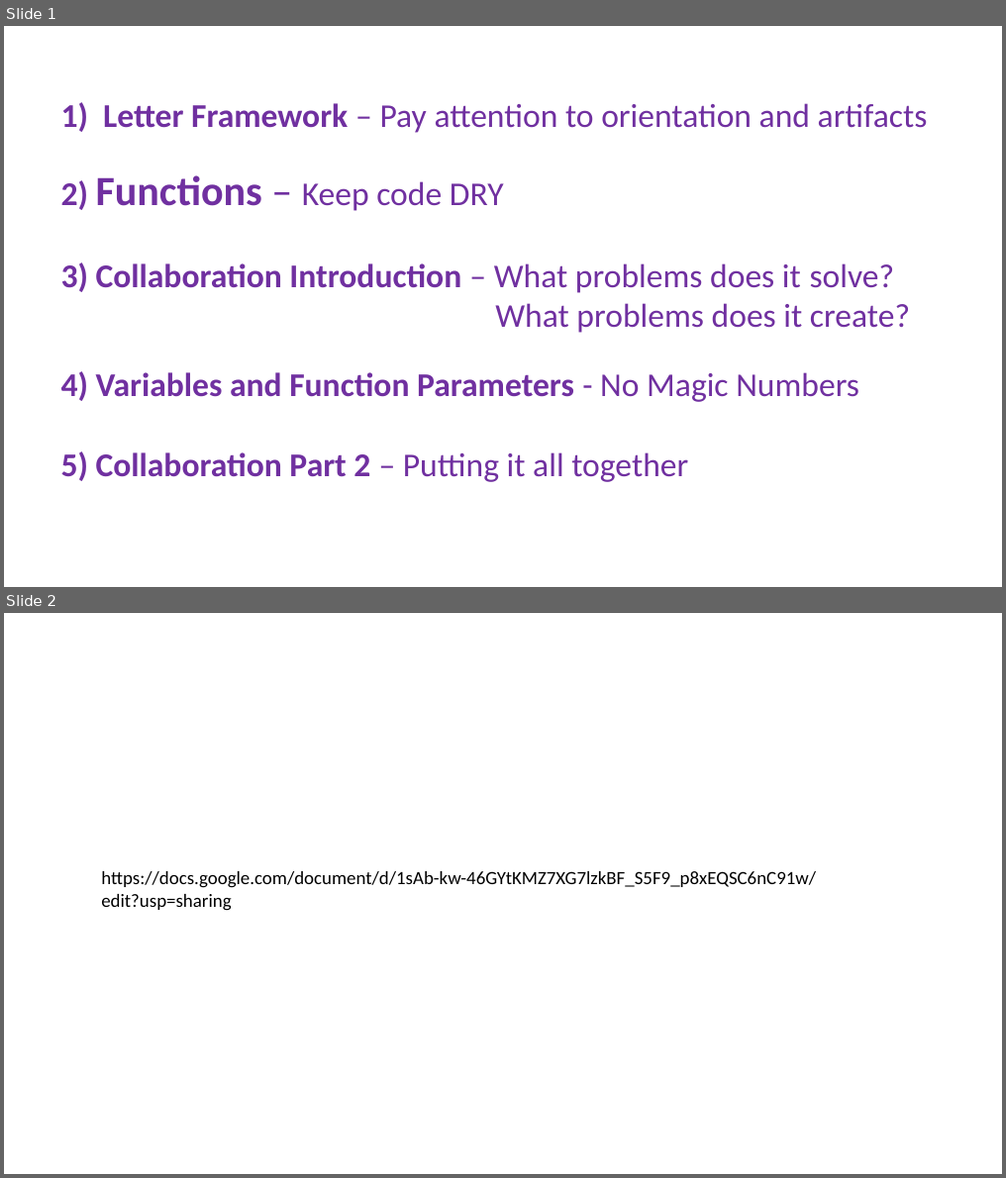
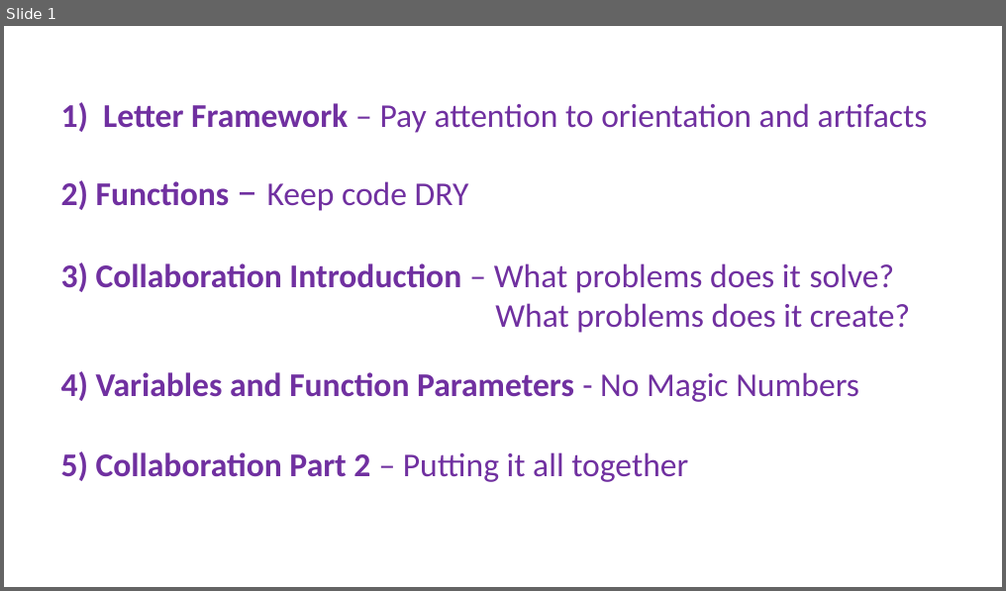
Before and after one commit to wmillerOLMC/NameWriter, a slide deck: Project Steps.pptx. Shown one above the other, each under a label of ours: slides 1 and 2 before the commit, slide 1 after it. The pictures are 1006x1178 and 1006x591 pixels, drawn with LibreOffice and Linux fonts; fonts in the diff are those of the drawing; background and template pictures are left out. Boxes give left, top, right and bottom in pixels: in the first picture for what was removed or moved away, otherwise in the second. Text is boxed around its words. In the diff, an @@ line names an element or a change of style, - is before the commit and + after.

```diff
--- a/Project Steps.pptx
+++ b/Project Steps.pptx
@@ slide 2 removed at (4,613,1002,1174), background #FFFFFF @@
@@ text removed at (101,871,816,911) @@
-https://docs.google.com/document/d/1sAb-kw-46GYtKMZ7XG7lzkBF_S5F9_p8xEQSC6nC91w/edit?usp=sharing
@@ slide 1 changed as well @@
@@ text at (61,180,469,211): size 40 to 32 pt in "Functions" @@
```
